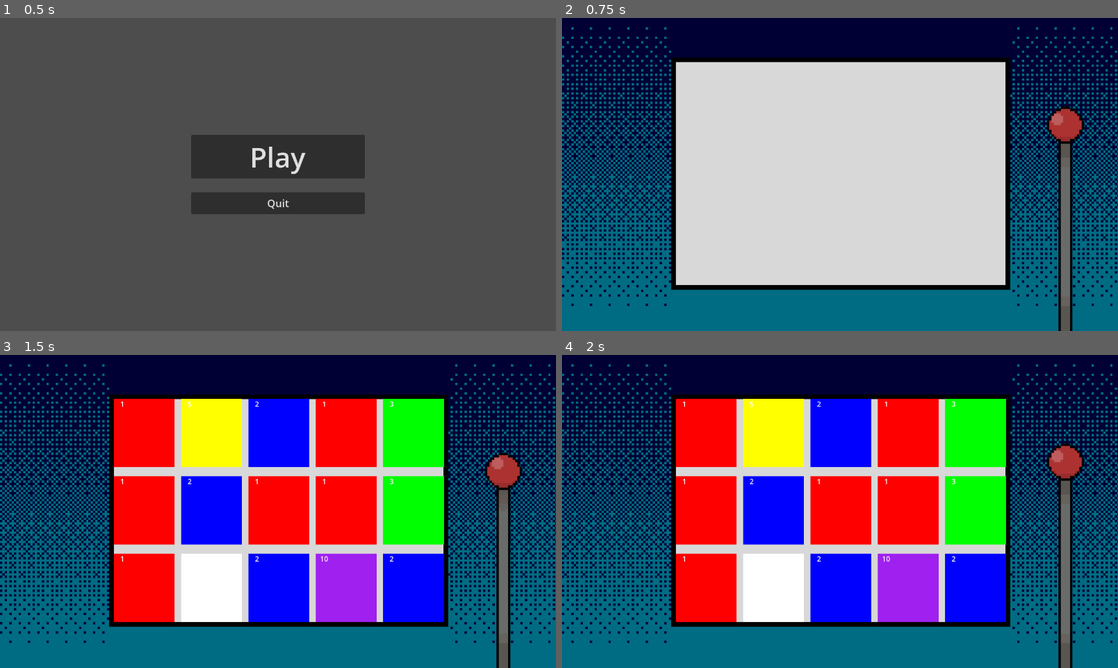
Above: before the commit, frames 1-4 (two rows, left to right).
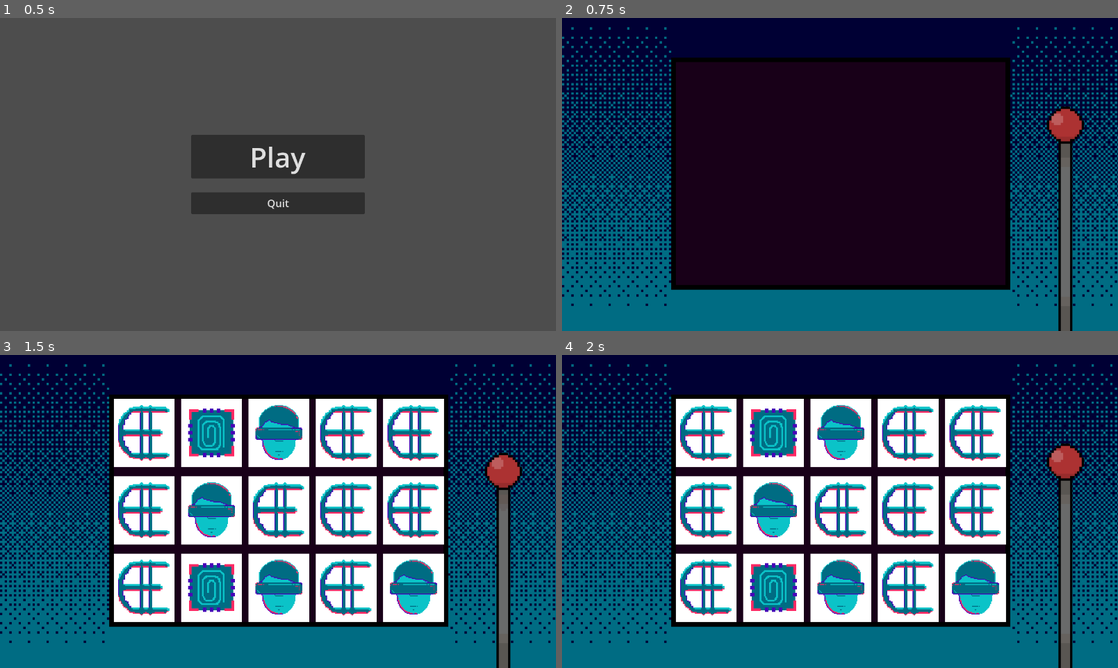
Above: after the commit, the same moments.

Repository: saveligulas/hackathon2025
Game: Godot game, scene res://scenes/mainMenu.tscn
The game is run twice, just before and just after one commit, with the same random seed, the same clock (stepped at 60 frames per second) and the same inputs.
Inputs (mouse positions are in pixels of both pictures, inside the frame that each line leads up to; where the layout moved, square brackets give the same spot in the first picture):
- Up to frame 1 (0.5 s): no input
- Up to frame 2 (0.75 s): click "Play" at 0.5 s
- Up to frame 3 (1.5 s): click (505, 549) [505, 461] at 1.25 s
- Up to frame 4 (2 s): no input

Frame 1 is identical in both runs. In frame 2, 42% of the frame differs, in the area x 20-80%, y 14-86%; in frame 3, 41%; in frame 4, 41%.

Commit message:
Add symbol resources

Diff:
--- a/scenes/playing.tscn
+++ b/scenes/playing.tscn
@@ -65,14 +65,14 @@
 offset_bottom = 1079.9999
 size_flags_horizontal = 3
 size_flags_vertical = 3
-color = Color(0.8453288, 0.8453288, 0.84532875, 1)
+color = Color(0.09541174, 0.0019765585, 0.09649698, 1)
 
 [node name="Button" type="Button" parent="Slot Machine"]
 self_modulate = Color(1, 1, 1, 0)
 offset_left = 1669.7966
 offset_top = 263.63382
 offset_right = 1799.969
-offset_bottom = 471.84464
+offset_bottom = 1079.9999
 size_flags_horizontal = 3
 size_flags_vertical = 3
 
--- a/scenes/runManager.tscn
+++ b/scenes/runManager.tscn
@@ -1,6 +1,12 @@
-[gd_scene load_steps=2 format=3 uid="uid://etprqw7bt31"]
+[gd_scene load_steps=7 format=3 uid="uid://etprqw7bt31"]
 
-[ext_resource type="Script" uid="uid://bqrk3xmcrghx2" path="res://src/run/runManager.gd" id="1_pga5b"]
+[ext_resource type="Script" uid="uid://cl3e3sftbvyn0" path="res://src/run/runManager.gd" id="1_pga5b"]
+[ext_resource type="Script" uid="uid://cyn0irsyos1xh" path="res://src/core/symbol.gd" id="2_j0hkk"]
+[ext_resource type="Resource" uid="uid://equduurenbby" path="res://symbols/cash_symbol.tres" id="3_i4x4l"]
+[ext_resource type="Resource" uid="uid://mupifixuiqxu" path="res://symbols/fingerprint_symbol.tres" id="4_i4x4l"]
+[ext_resource type="Resource" uid="uid://d0b2yg7f8yji3" path="res://symbols/palm_symbol.tres" id="5_kedkk"]
+[ext_resource type="Resource" uid="uid://hdpobk4w5wsg" path="res://symbols/man_symbol.tres" id="6_ot76d"]
 
 [node name="RunManager" type="Node2D"]
 script = ExtResource("1_pga5b")
+starting_symbols = Array[ExtResource("2_j0hkk")]([ExtResource("3_i4x4l"), ExtResource("4_i4x4l"), ExtResource("5_kedkk"), ExtResource("6_ot76d")])
--- a/src/symbol/symbol_display.gd
+++ b/src/symbol/symbol_display.gd
@@ -28,23 +28,8 @@
     if "texture" in symbol_data and symbol_data.texture != null:
         if sprite:
             sprite.texture = symbol_data.texture
+            sprite.scale = Vector2(0.5, 0.5)
+            sprite.translate(Vector2(70, 78))
             sprite.show()
-        if color_rect:
-            color_rect.hide()
     else:
-        if sprite:
-            sprite.hide()
-        if color_rect:
-            color_rect.show()
-
-            match symbol_data.points:
-                1: color_rect.color = Color.RED
-                2: color_rect.color = Color.BLUE
-                3: color_rect.color = Color.GREEN
-                5: color_rect.color = Color.YELLOW
-                10: color_rect.color = Color.PURPLE
-                _: color_rect.color = Color.WHITE
-
-            label.text = str(symbol_data.points)
-            label.horizontal_alignment = HORIZONTAL_ALIGNMENT_CENTER
-            label.vertical_alignment = VERTICAL_ALIGNMENT_CENTER
+        print("Symbol missing texture")
--- /dev/null
+++ b/symbols/cash_symbol.tres
@@ -0,0 +1,9 @@
+[gd_resource type="Resource" script_class="Symbol" load_steps=4 format=3 uid="uid://equduurenbby"]
+
+[ext_resource type="Script" uid="uid://dhgm3ed3ll3ni" path="res://src/core/SpinModifier.gd" id="1_0mmmt"]
+[ext_resource type="Script" uid="uid://cyn0irsyos1xh" path="res://src/core/symbol.gd" id="2_e7k3x"]
+[ext_resource type="Texture2D" uid="uid://cwojxcfyxeydh" path="res://assets/sprites/SlotIcon1.png" id="3_8al3u"]
+
+[resource]
+script = ExtResource("2_e7k3x")
+texture = ExtResource("3_8al3u")
--- /dev/null
+++ b/symbols/fingerprint_symbol.tres
@@ -0,0 +1,9 @@
+[gd_resource type="Resource" script_class="Symbol" load_steps=4 format=3 uid="uid://mupifixuiqxu"]
+
+[ext_resource type="Script" uid="uid://dhgm3ed3ll3ni" path="res://src/core/SpinModifier.gd" id="1_7b6a5"]
+[ext_resource type="Script" uid="uid://cyn0irsyos1xh" path="res://src/core/symbol.gd" id="2_gcplx"]
+[ext_resource type="Texture2D" uid="uid://da50xjepv2vam" path="res://assets/sprites/SlotIcon3.png" id="3_mpvo7"]
+
+[resource]
+script = ExtResource("2_gcplx")
+texture = ExtResource("3_mpvo7")
--- /dev/null
+++ b/symbols/man_symbol.tres
@@ -0,0 +1,9 @@
+[gd_resource type="Resource" script_class="Symbol" load_steps=4 format=3 uid="uid://hdpobk4w5wsg"]
+
+[ext_resource type="Script" uid="uid://dhgm3ed3ll3ni" path="res://src/core/SpinModifier.gd" id="1_ribec"]
+[ext_resource type="Script" uid="uid://cyn0irsyos1xh" path="res://src/core/symbol.gd" id="2_4fxyf"]
+[ext_resource type="Texture2D" uid="uid://c432cptoxswsr" path="res://assets/sprites/SlotIcon2.png" id="3_c6j72"]
+
+[resource]
+script = ExtResource("2_4fxyf")
+texture = ExtResource("3_c6j72")
--- /dev/null
+++ b/symbols/palm_symbol.tres
@@ -0,0 +1,9 @@
+[gd_resource type="Resource" script_class="Symbol" load_steps=4 format=3 uid="uid://d0b2yg7f8yji3"]
+
+[ext_resource type="Script" uid="uid://dhgm3ed3ll3ni" path="res://src/core/SpinModifier.gd" id="1_13d10"]
+[ext_resource type="Script" uid="uid://cyn0irsyos1xh" path="res://src/core/symbol.gd" id="2_aqshn"]
+[ext_resource type="Texture2D" uid="uid://cu2406qaukr60" path="res://assets/sprites/SlotIcon4.png" id="3_ifbnb"]
+
+[resource]
+script = ExtResource("2_aqshn")
+texture = ExtResource("3_ifbnb")
Not shown: 1 places in scenes/SymbolDisplay.tscn that only renumber resources
